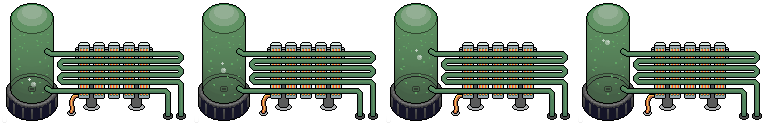
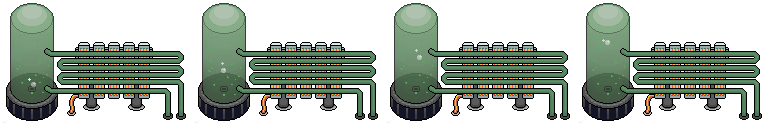
Layered file, before and after one edit (w=768, h=128). Changes by layer:
renamed "Pasted Layer" to "1", moved it above "2", painted on it over [7,3,143,109]
renamed "Pasted Layer #2" to "2", painted on it over [199,3,335,109]
renamed "Pasted Layer #1" to "3", painted on it over [391,3,527,109]
renamed "Pasted Layer #3" to "4", moved it below "3", painted on it over [583,3,719,109]
